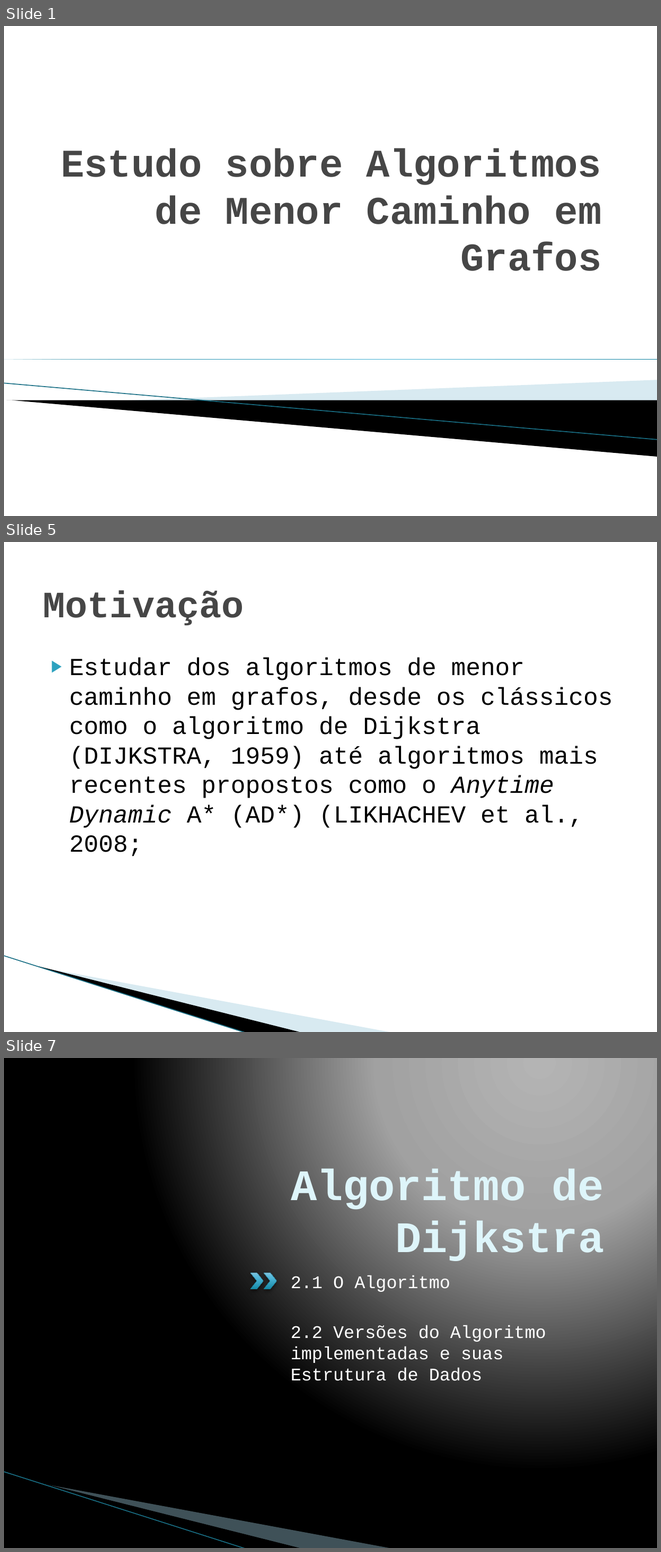
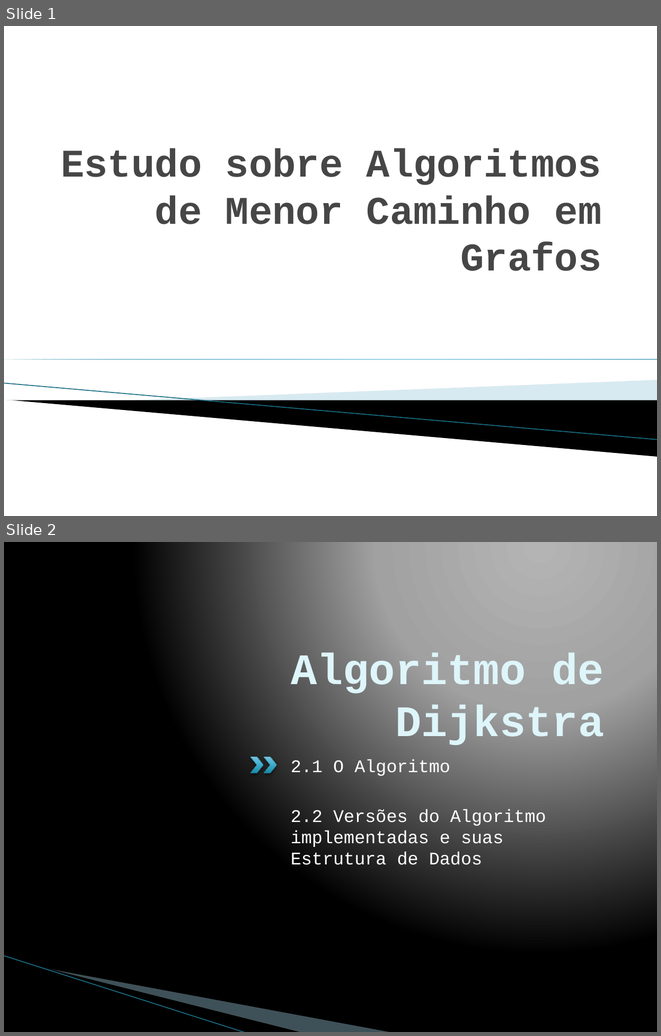
Before and after one commit to pedrohbh/PG-Dissertacao, a slide deck: Academia/Apresentação PG/Apresentação PG.pptx. Shown one above the other, each under a label of ours: slides 1, 5 and 7 before the commit, slides 1 and 2 after it; the slides between them are not shown. The pictures are 661x1552 and 661x1036 pixels, drawn with LibreOffice and Linux fonts; fonts in the diff are those of the drawing; background and template pictures are left out. Boxes give left, top, right and bottom in pixels: in the first picture for what was removed or moved away, otherwise in the second. Text is boxed around its words. In the diff, an @@ line names an element or a change of style, - is before the commit and + after.

```diff
--- a/Academia/Apresentação PG/Apresentação PG.pptx
+++ b/Academia/Apresentação PG/Apresentação PG.pptx
@@ slide 5 removed at <box>4,542,657,1032</box>, background #FFFFFF; not listed: 3 template elements that a slide beside it also shows @@
@@ title removed at <box>43,590,244,626</box> @@
-Motivação
@@ text removed at <box>69,658,612,856</box> @@
-▶ Estudar dos algoritmos de menor caminho em grafos, desde os clássicos como o algoritmo de Dijkstra (DIJKSTRA, 1959) até algoritmos mais recentes propostos como o Anytime Dynamic A* (AD*) (LIKHACHEV et al., 2008;
@@ what was slide 7 is now slide 2 @@
```
Also in this commit, not shown: 4 other slides removed, 1 other file.
